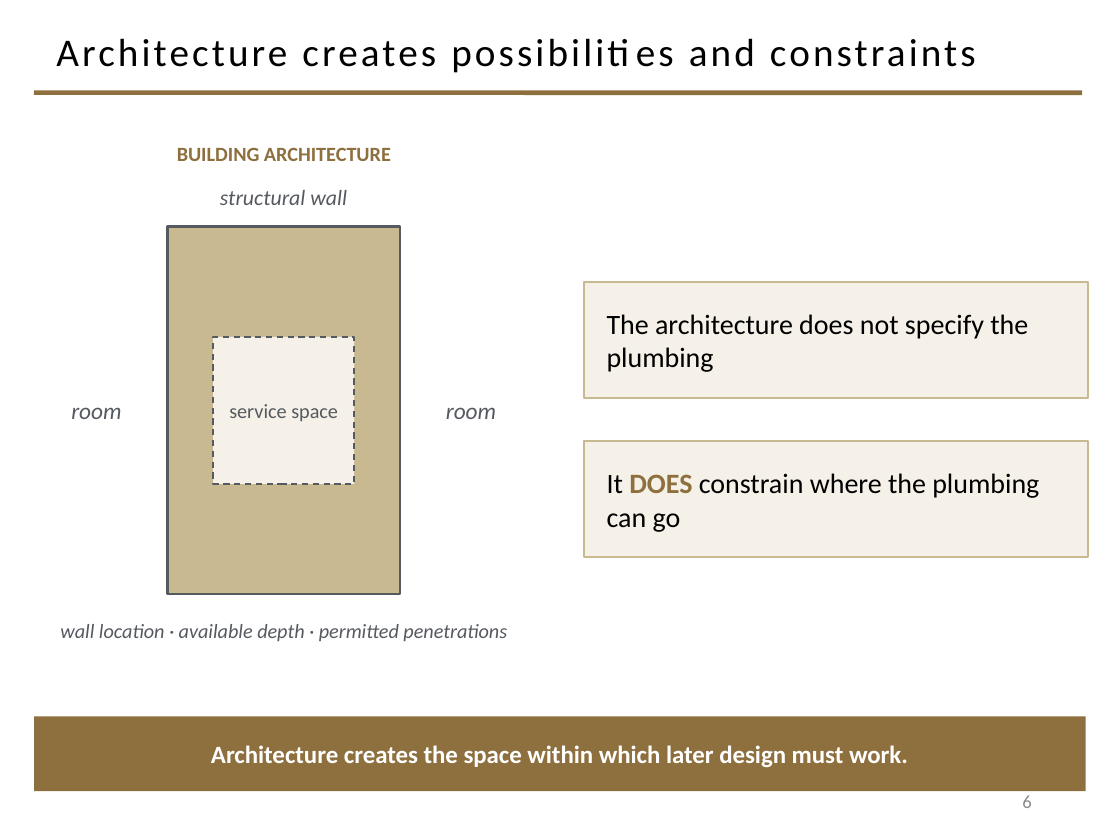
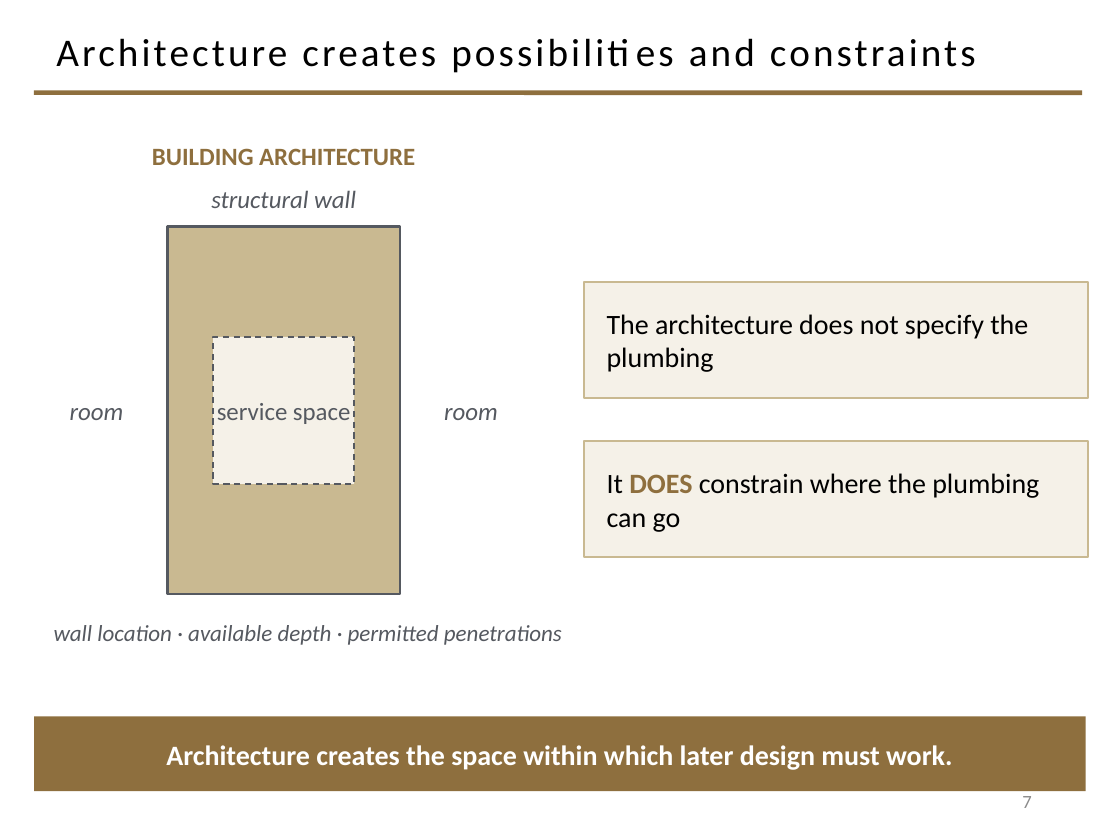
Before and after one commit to davisjam/model-based-agentic-software-engineering, a slide deck: slide 7 of course/lectures/act-1-foundations/06-architecture/1-6-Architecture.pptx (slide 6 before the commit). Drawn at 1120x840 pixels with LibreOffice and Linux fonts; fonts in the diff are those of the drawing; background and template pictures are left out. Boxes give left, top, right and bottom in pixels: in the first picture for what was removed or moved away, otherwise in the second. Text is boxed around its words. In the diff, an @@ line names an element or a change of style, - is before the commit and + after.

```diff
--- a/course/lectures/act-1-foundations/06-architecture/1-6-Architecture.pptx
+++ b/course/lectures/act-1-foundations/06-architecture/1-6-Architecture.pptx
@@ text "BUILDING ARCHITECTURE" at [152, 148, 415, 165]: size 13 to 16 pt @@
@@ text "structural wall" at [211, 190, 356, 208]: size 14 to 16 pt @@
@@ rectangle "service space" at [213, 337, 354, 484]: size 13 to 16 pt @@
@@ text "room" at [70, 408, 124, 420]: size 15 to 16 pt @@
@@ text "room" at [444, 408, 498, 420]: size 15 to 16 pt @@
@@ text "wall location · available depth ..." at [54, 625, 562, 645]: size 13 to 14.8 pt @@
@@ rectangle "Architecture creates the space within ..." at [35, 717, 1086, 792]: size 16 to 18 pt @@
@@ page number at [1022, 796, 1031, 808]: text changed @@
-6
+7
```
Also in this commit, not shown: 11 other slides changed, 1 slide added.
